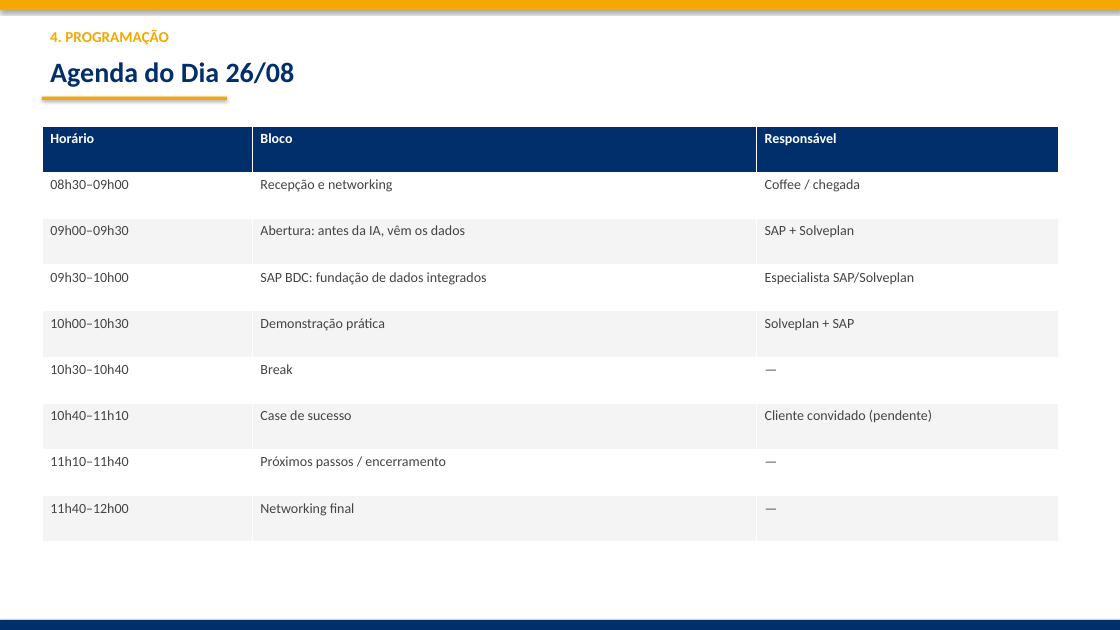
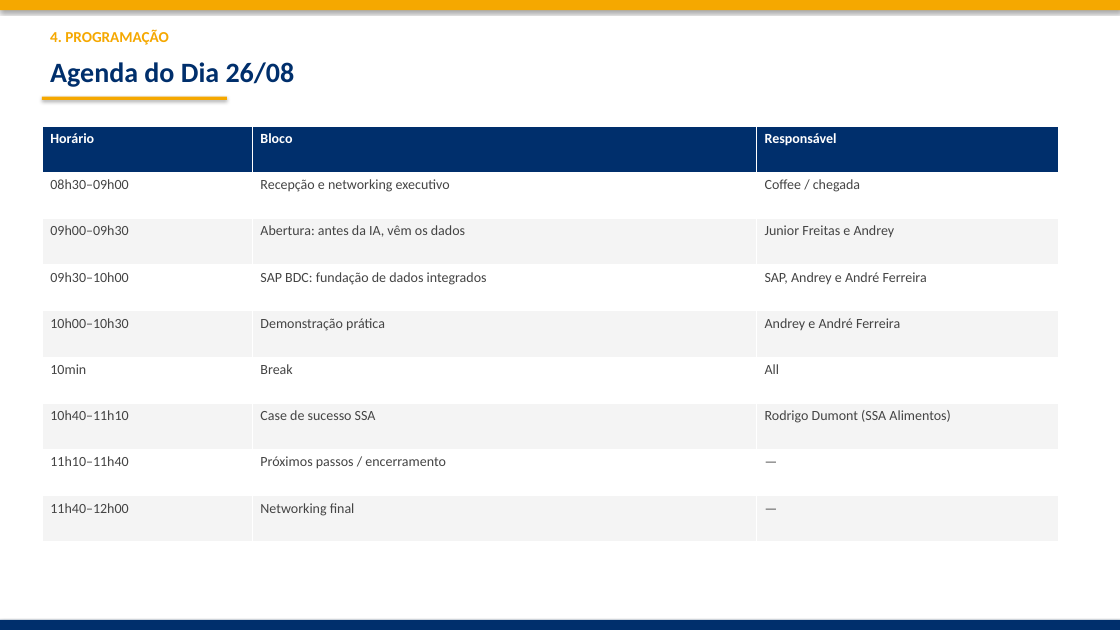
Before and after one commit to frsant96-gif/marketing-agents, a slide deck: slide 6 of eventos/sap-bdc-innovation-day-2026/SAP_BDC_Kickoff_16h_2026-08-14.pptx (slide 5 before the commit). Drawn at 1120x630 pixels with LibreOffice and Linux fonts; fonts in the diff are those of the drawing. Boxes give left, top, right and bottom in pixels: in the first picture for what was removed or moved away, otherwise in the second. Text is boxed around its words. In the diff, an @@ line names an element or a change of style, - is before the commit and + after.

```diff
--- a/eventos/sap-bdc-innovation-day-2026/SAP_BDC_Kickoff_16h_2026-08-14.pptx
+++ b/eventos/sap-bdc-innovation-day-2026/SAP_BDC_Kickoff_16h_2026-08-14.pptx
@@ table at [42, 126, 1059, 542] @@
-row 2, column 2: Recepção e networking
+row 2, column 2: Recepção e networking executivo
-row 3, column 3: SAP + Solveplan
+row 3, column 3: Junior Freitas e Andrey
-row 4, column 3: Especialista SAP/Solveplan
+row 4, column 3: SAP, Andrey e André Ferreira
-row 5, column 3: Solveplan + SAP
+row 5, column 3: Andrey e André Ferreira
-row 6, column 1: 10h30–10h40
+row 6, column 1: 10min
-row 6, column 3: —
+row 6, column 3: All
-row 7, column 2: Case de sucesso
+row 7, column 2: Case de sucesso SSA
-row 7, column 3: Cliente convidado (pendente)
+row 7, column 3: Rodrigo Dumont (SSA Alimentos)
```
Also in this commit, not shown: 4 other slides changed, 1 slide added, 1 other file.
